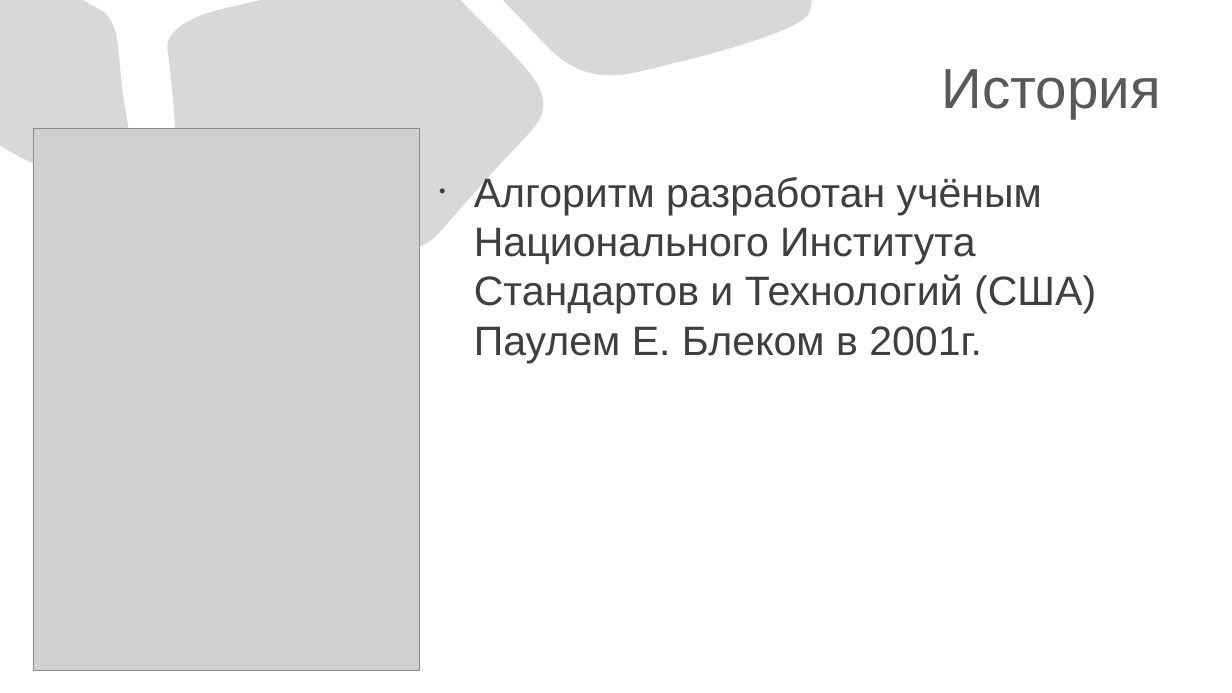
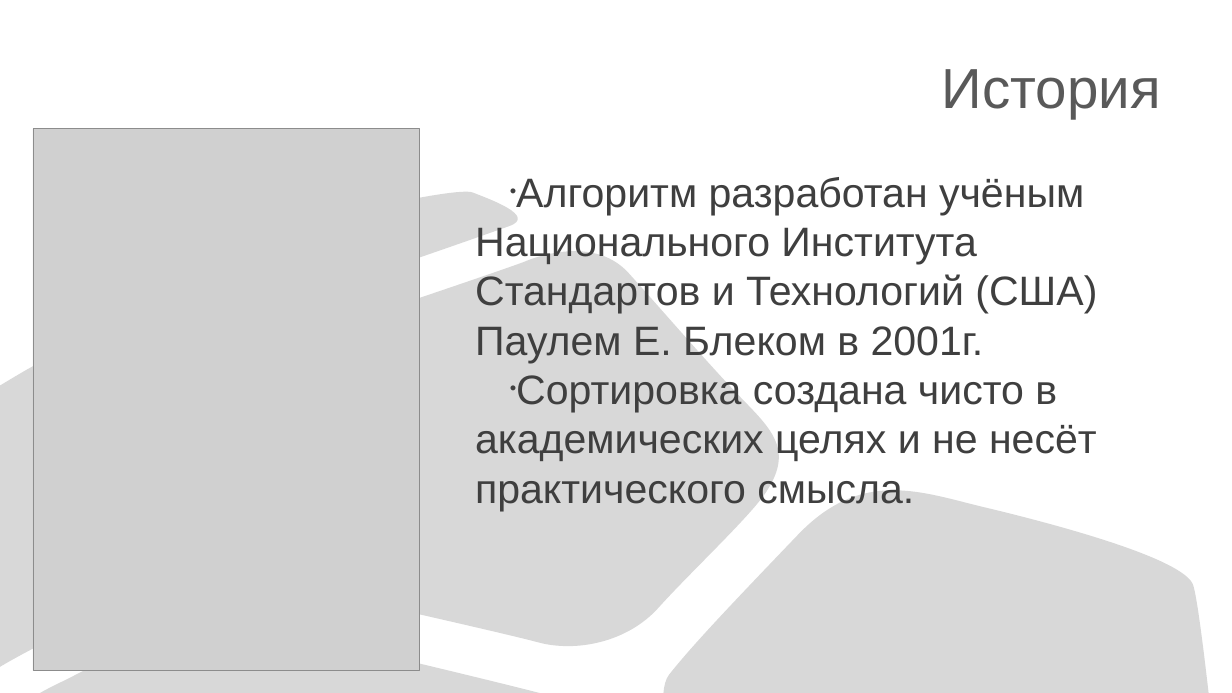
Before and after one commit to I-love-linux-12-31/mirea_cpp_tasks, a slide deck: slide 2 of PermSort/PermSort_YaroslavK_2022.odp. Drawn at 1232x693 pixels with LibreOffice and Linux fonts; fonts in the diff are those of the drawing; grey boxes stand for pictures. Boxes give left, top, right and bottom in pixels: in the first picture for what was removed or moved away, otherwise in the second. Text is boxed around its words. In the diff, an @@ line names an element or a change of style, - is before the commit and + after.

Commit message:
- Сортировка перестановками (PermSort):  - presentation improved.

```diff
--- a/PermSort/PermSort_YaroslavK_2022.odp
+++ b/PermSort/PermSort_YaroslavK_2022.odp
@@ freeform shape removed at (x1=0, y1=0, x2=139, y2=182) @@
@@ freeform shape removed at (x1=502, y1=0, x2=811, y2=91) @@
@@ text at (x1=475, y1=177, x2=1097, y2=363): indent changed @@
@@ freeform shape resized from (x1=165, y1=0, x2=553, y2=263) to (x1=132, y1=186, x2=537, y2=319) @@
@@ freeform shape added at (x1=242, y1=232, x2=792, y2=653), fill #D8D8D8, outline #000000 0.74 pt @@
@@ freeform shape added at (x1=0, y1=329, x2=212, y2=667), fill #D8D8D8, outline #000000 0.74 pt @@
@@ text at (x1=475, y1=375, x2=1097, y2=511): paragraph added @@
+• Сортировка создана чисто в академических целях и не несёт практического смысла.
@@ freeform shape added at (x1=663, y1=467, x2=1208, y2=693), fill #D8D8D8, outline #000000 0.74 pt @@
@@ freeform shape added at (x1=40, y1=616, x2=541, y2=693), fill #D8D8D8, outline #000000 0.74 pt @@
```
Also in this commit, not shown: 5 other slides changed, 2 slides added, 1 other file.
